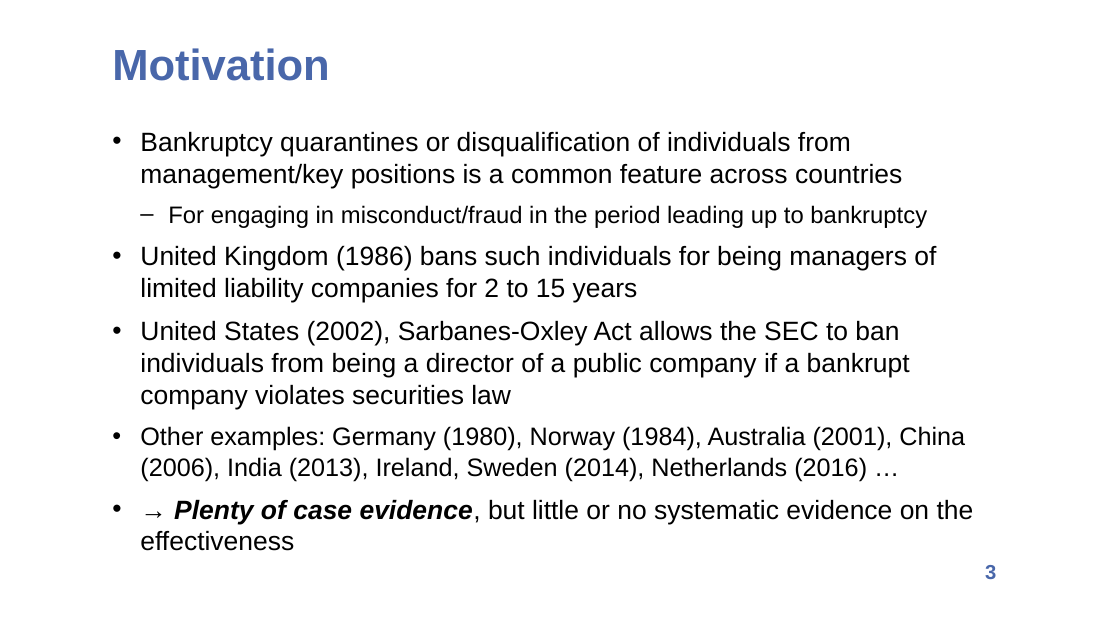
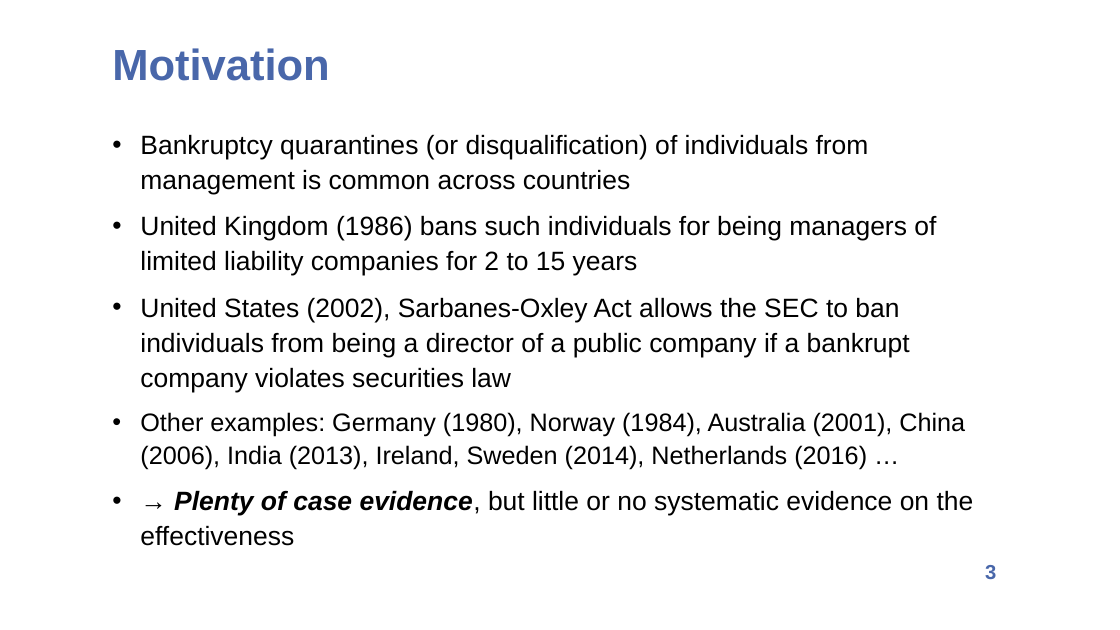
Before and after one commit to d0nghyunkang/d0nghyunkang.github.io, a slide deck: slide 3 of files/DMM BocaECGI 202412-15mins.pptx. Drawn at 1120x630 pixels with LibreOffice and Linux fonts; fonts in the diff are those of the drawing. Boxes give left, top, right and bottom in pixels: in the first picture for what was removed or moved away, otherwise in the second. Text is boxed around its words. In the diff, an @@ line names an element or a change of style, - is before the commit and + after.

```diff
--- a/files/DMM BocaECGI 202412-15mins.pptx
+++ b/files/DMM BocaECGI 202412-15mins.pptx
@@ text at [140,134,869,194]: text changed @@
-• Bankruptcy quarantines or disqualification of individuals from management/key positions is a common feature across countries
-  – For engaging in misconduct/fraud in the period leading up to bankruptcy
+• Bankruptcy quarantines (or disqualification) of individuals from management is common across countries
@@ text at [140,215,974,546]: line spacing 1 to 1.1 @@
```
Also in this commit, not shown: 6 other slides changed.
